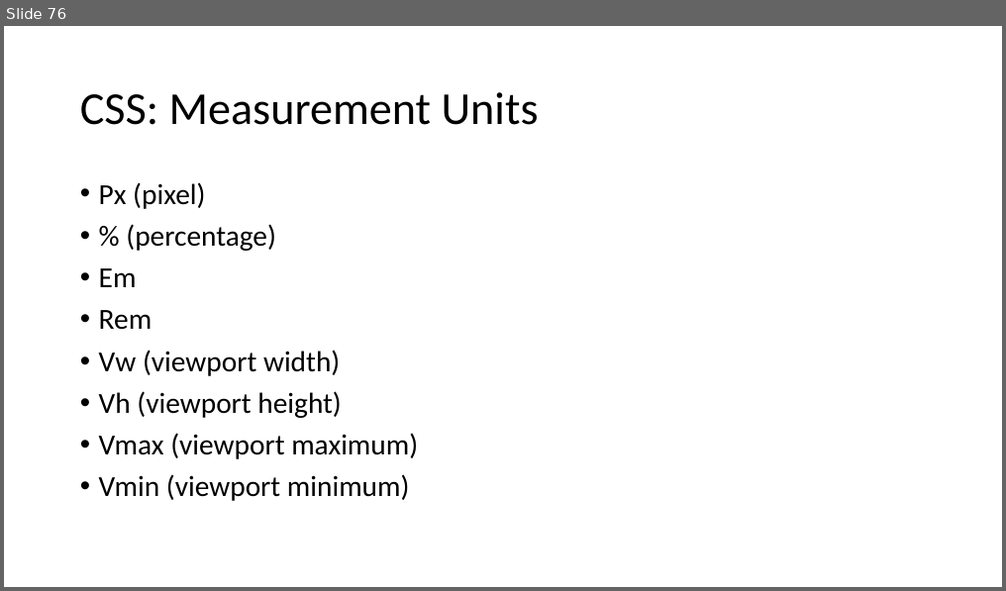
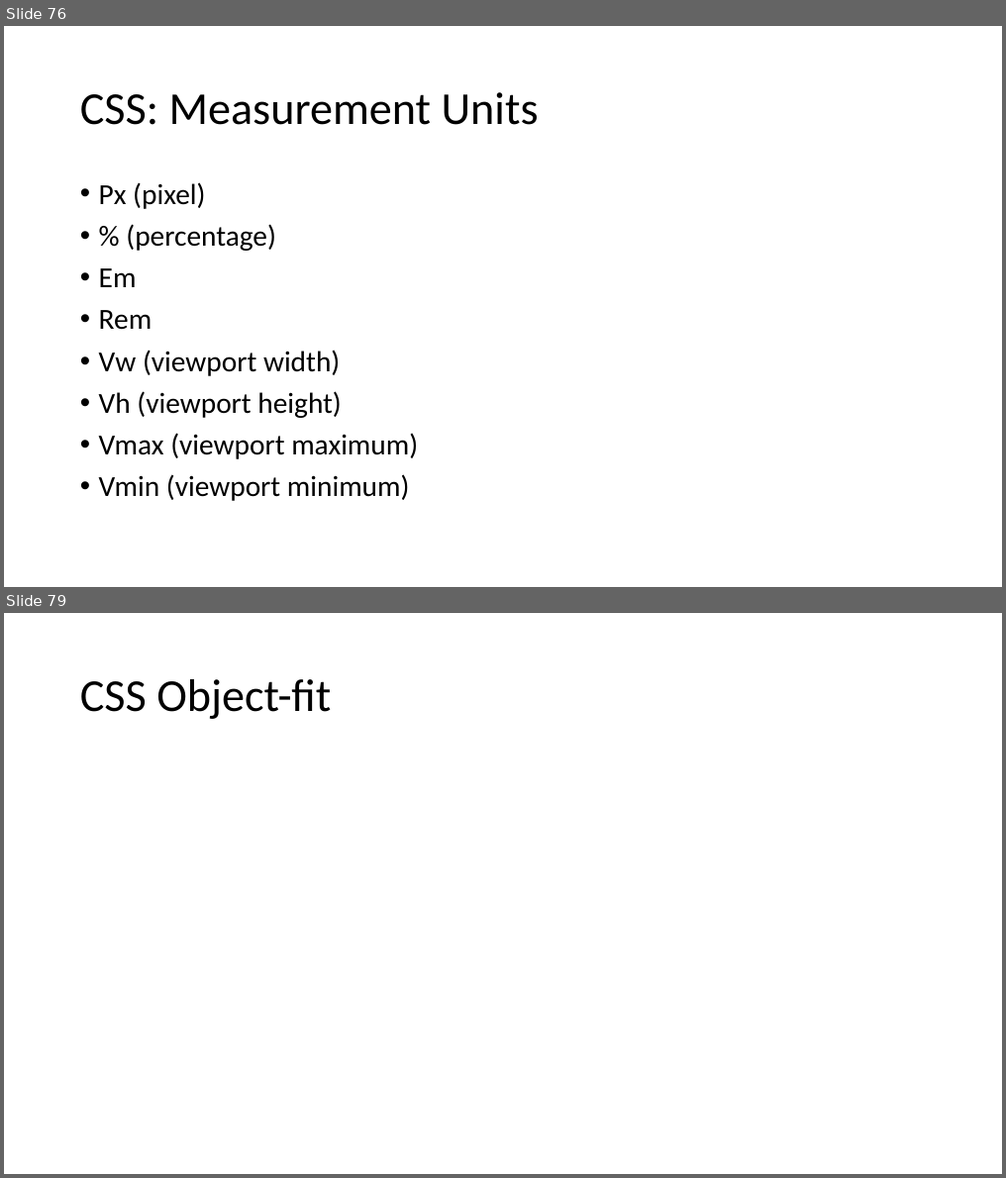
Before and after one commit to PiyushChaturvedii/Batch04, a slide deck: CSS.pptx. Shown one above the other, each under a label of ours: slide 76 before the commit, slides 76 and 79 after it; the slides between them are not shown. The pictures are 1006x591 and 1006x1178 pixels, drawn with LibreOffice and Linux fonts; fonts in the diff are those of the drawing. Boxes give left, top, right and bottom in pixels: in the first picture for what was removed or moved away, otherwise in the second. Text is boxed around its words. In the diff, an @@ line names an element or a change of style, - is before the commit and + after.

Commit message:
cubicObjectFitTranstion

```diff
--- a/CSS.pptx
+++ b/CSS.pptx
@@ slide 79 added at <box>4,613,1002,1174</box>, background #FFFFFF @@
@@ title added at <box>80,679,331,719</box>, 44 pt, text #000000 @@
+CSS Object-fit
```
Also in this commit, not shown: 3 other slides added, 4 other files.
